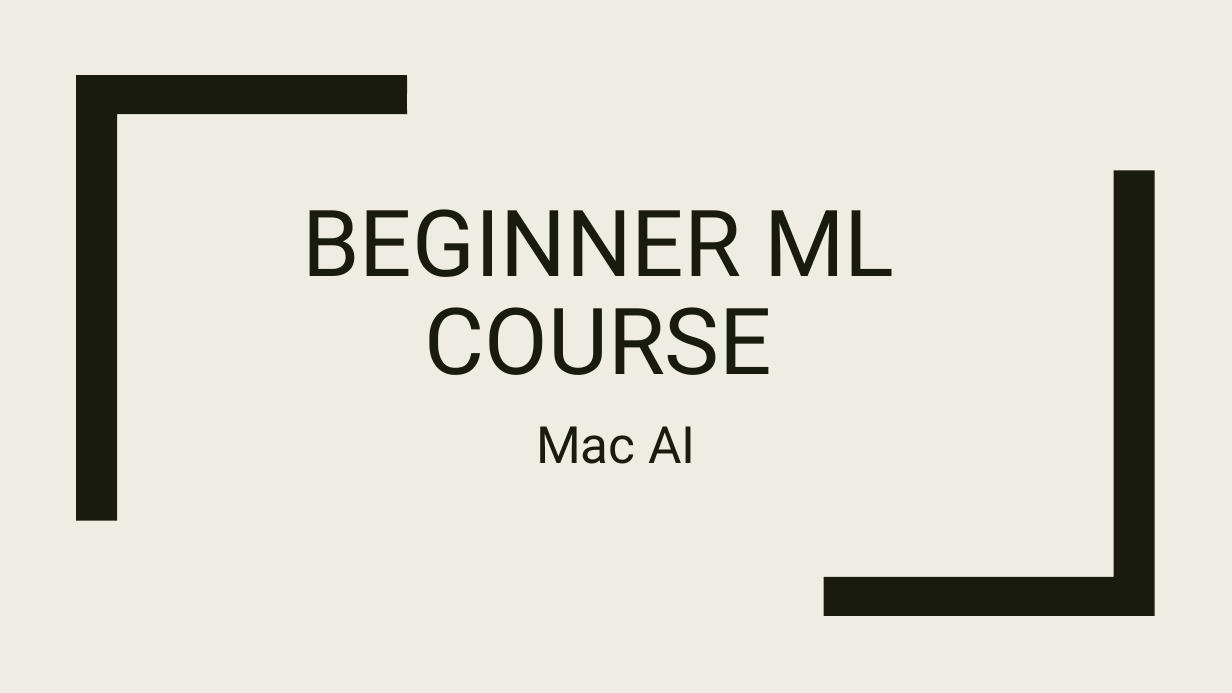
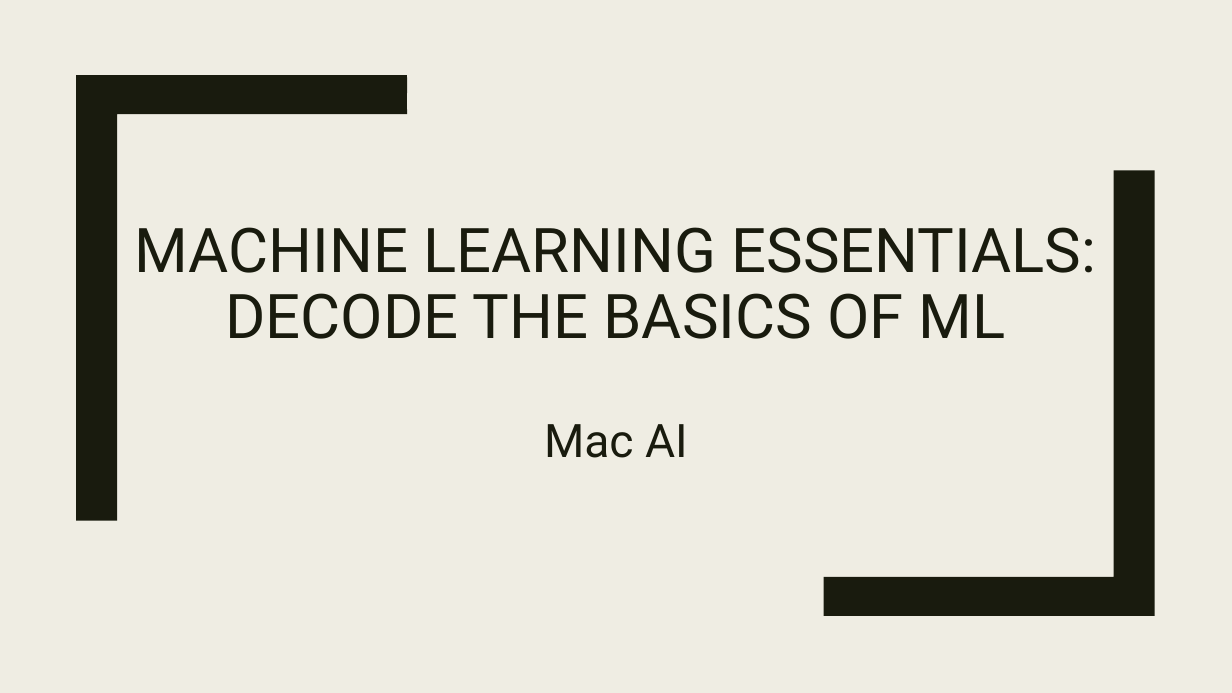
Before and after one commit to ConnorUsaty/MacAIEducation2023, a slide deck: slide 1 of Workshop_Slides/Workshop_1.pptx. Drawn at 1232x693 pixels with LibreOffice and Linux fonts; fonts in the diff are those of the drawing. Boxes give left, top, right and bottom in pixels: in the first picture for what was removed or moved away, otherwise in the second. Text is boxed around its words. In the diff, an @@ line names an element or a change of style, - is before the commit and + after.

Commit message:
Updated the title slide

```diff
--- a/Workshop_Slides/Workshop_1.pptx
+++ b/Workshop_Slides/Workshop_1.pptx
@@ title at (135, 227, 1097, 339): text changed; size 72 to 48 pt @@
-BEGINNER ML COURSE
+MACHINE LEARNING ESSENTIALS: DECODE THE BASICS OF ML
@@ subtitle "Mac AI" at (544, 424, 688, 458): size 40 to 36 pt @@
```
Also in this commit, not shown: 5 other slides changed, 5 slides added, 1 slide removed.
